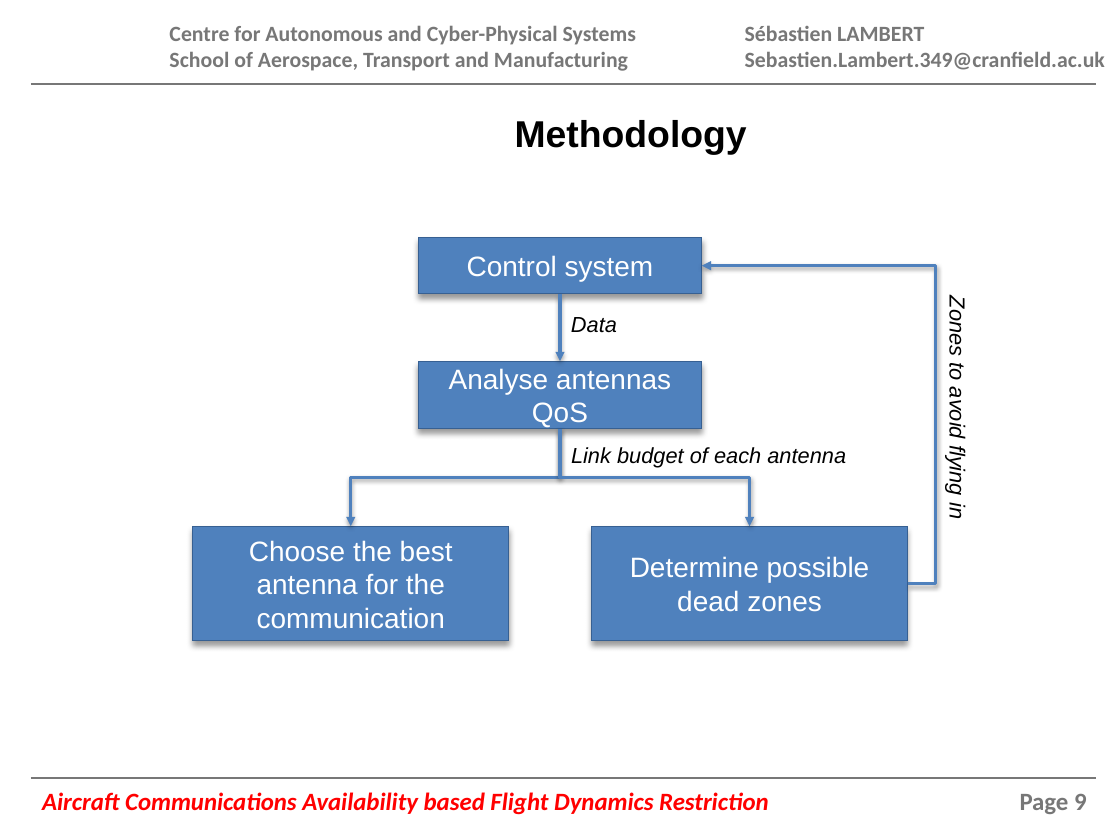
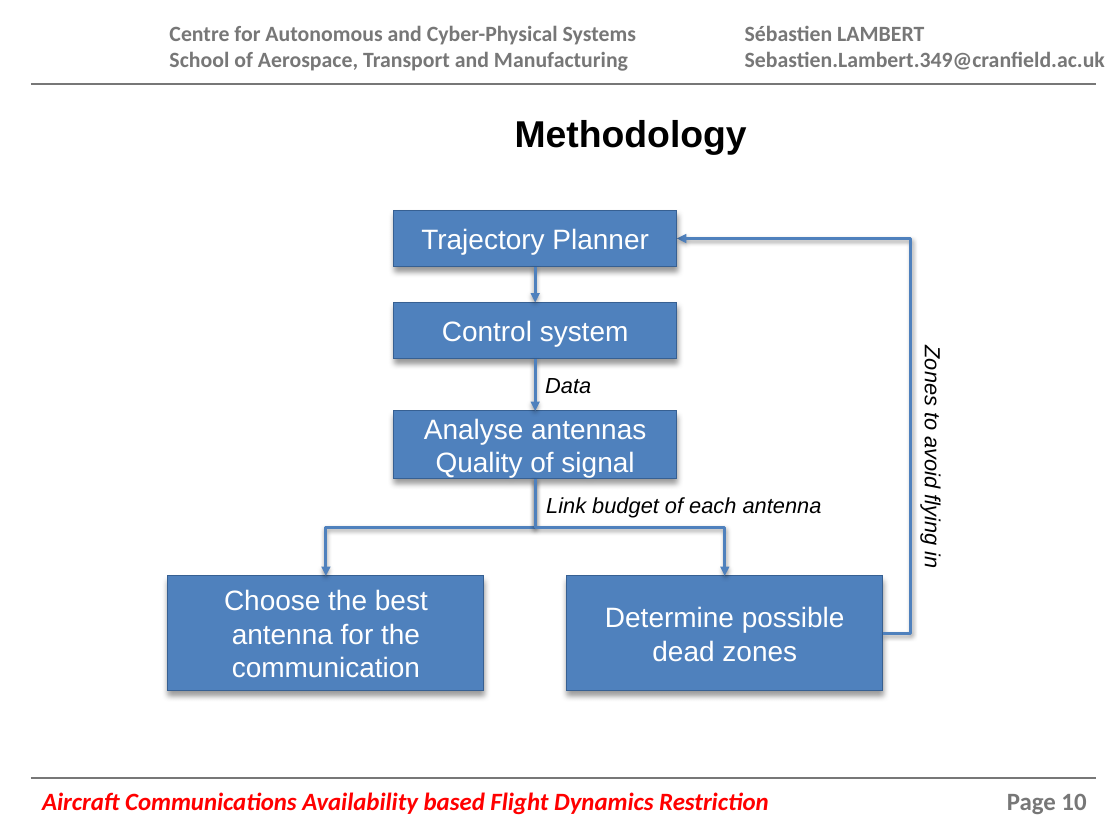
Before and after one commit to AVDC-Sebastien/IRP, a slide deck: slide 10 of Presentation/Interim_SLambert_416349.pptx (slide 9 before the commit). Drawn at 1120x840 pixels with LibreOffice and Linux fonts; fonts in the diff are those of the drawing; background and template pictures are left out. Boxes give left, top, right and bottom in pixels: in the first picture for what was removed or moved away, otherwise in the second. Text is boxed around its words. In the diff, an @@ line names an element or a change of style, - is before the commit and + after.

```diff
--- a/Presentation/Interim_SLambert_416349.pptx
+++ b/Presentation/Interim_SLambert_416349.pptx
@@ rectangle added at bbox=[393, 211, 676, 267], fill #4F81BD, outline #376092 0.75 pt, 18 pt, text #FFFFFF @@
+Trajectory Planner
@@ elbow arrow moved from (907, 584) - (702, 265) to (883, 633) - (676, 239) @@
@@ arrow added from (535, 267) to (535, 302), #4F81BD 2 pt @@
@@ rectangle "Control system": place and size @@
-rectangle "Control system" at bbox=[418, 237, 701, 293]
+rectangle "Control system" at bbox=[393, 302, 676, 358]
@@ text "Data": place and size @@
-text "Data" at bbox=[571, 317, 617, 333]
+text "Data" at bbox=[545, 378, 591, 394]
@@ arrow moved from (560, 295) - (560, 362) to (535, 360) - (535, 411) @@
@@ 3 rectangles, 2 texts, 2 elbow arrows: place and size @@
-3 rectangles, 2 texts, 2 elbow arrows at bbox=[193, 302, 969, 641]
+3 rectangles, 2 texts, 2 elbow arrows at bbox=[168, 352, 944, 690]
@@ text in rectangle at bbox=[424, 418, 646, 477]: text changed @@
-Analyse antennas QoS
+Analyse antennas Quality of signal
@@ page number at bbox=[1007, 794, 1086, 814]: text changed @@
-Page 9
+Page 10
```
Also in this commit, not shown: 7 other slides changed, 4 slides added, 2 slides removed, 10 other files.
